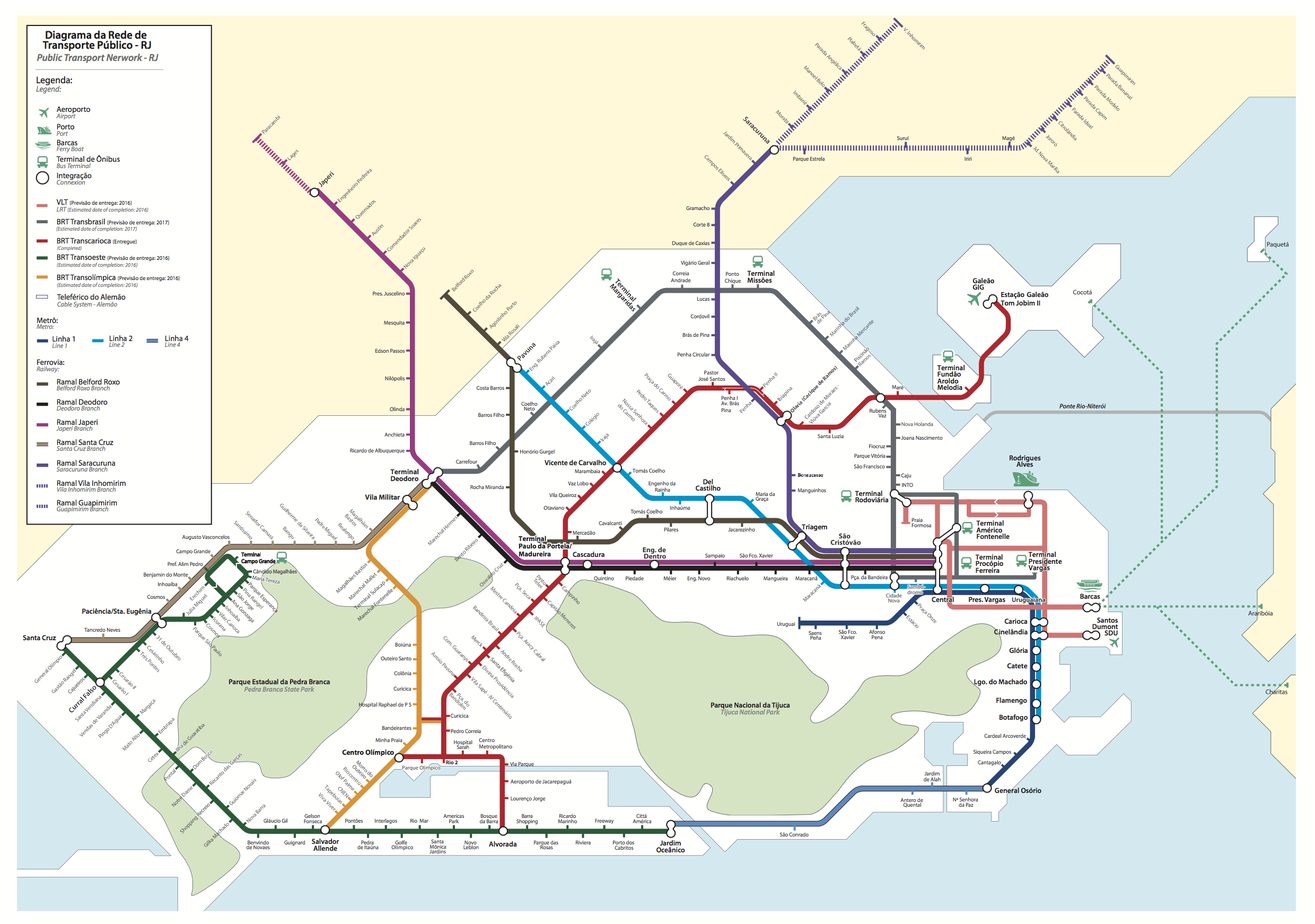
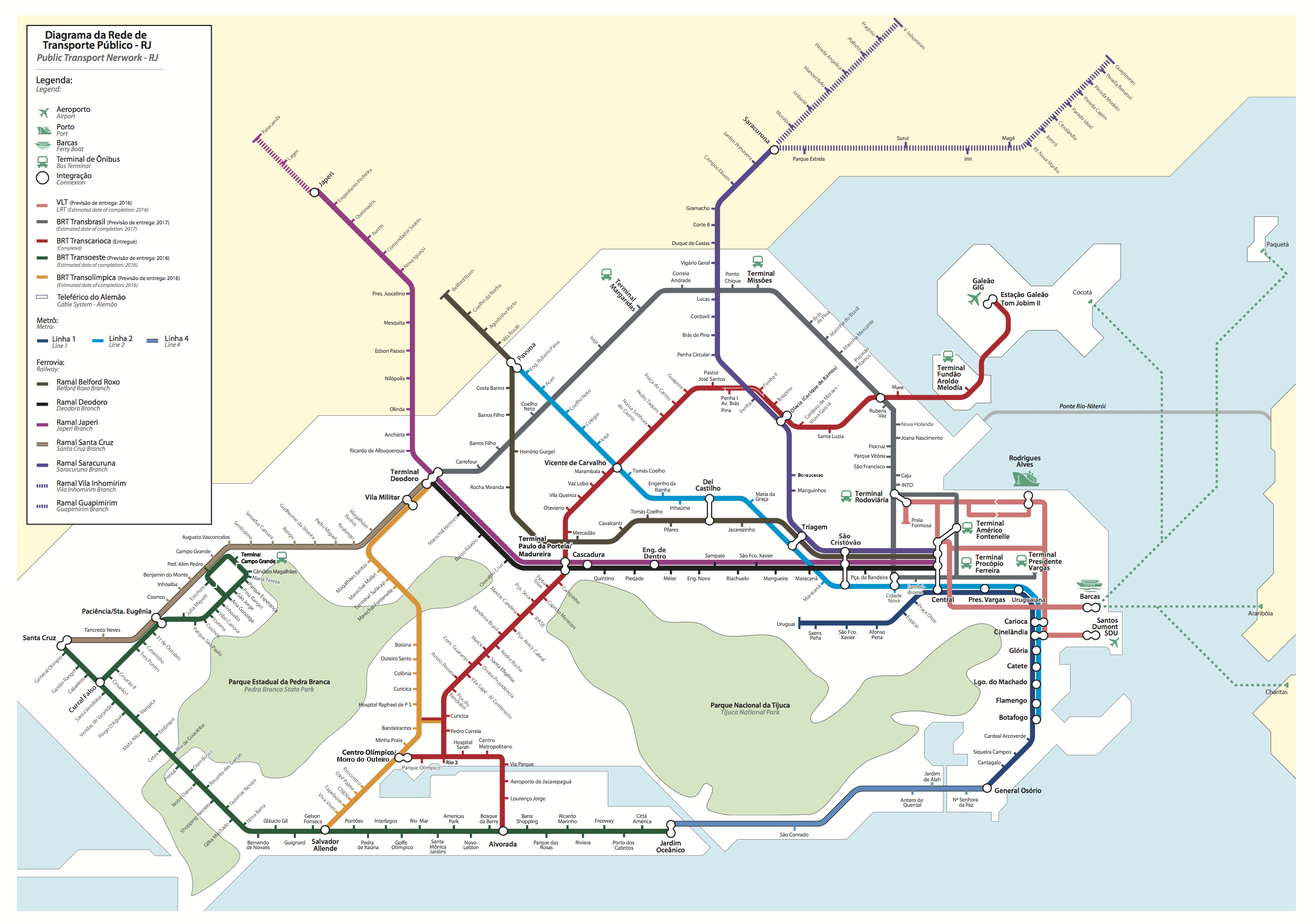
Before/after of a 1315px x 924px layered artwork. What changed in the layer stack:
added layer "/ ..." above "Transolímpica-Morro do Outeiro" over (x1=337, y1=750, x2=397, y2=762)
added layer "Transolímpica-Morro do Outeiro" above "SuperVia-Alemão" over (x1=352, y1=752, x2=413, y2=783)
